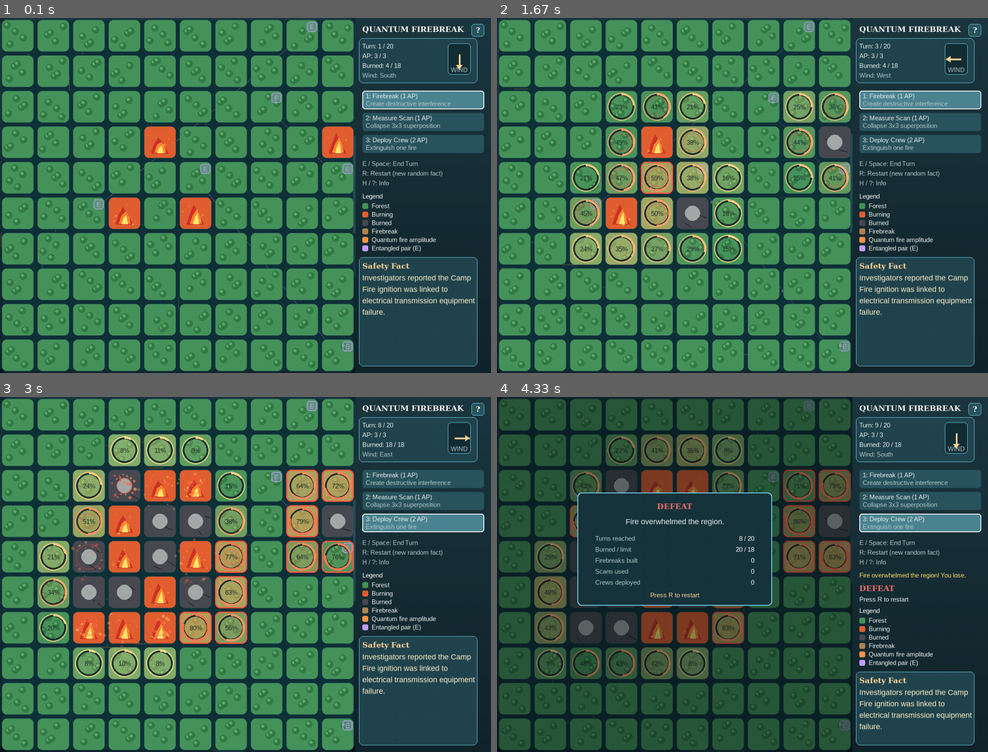
Above: before the commit, frames 1-4 (two rows, left to right).
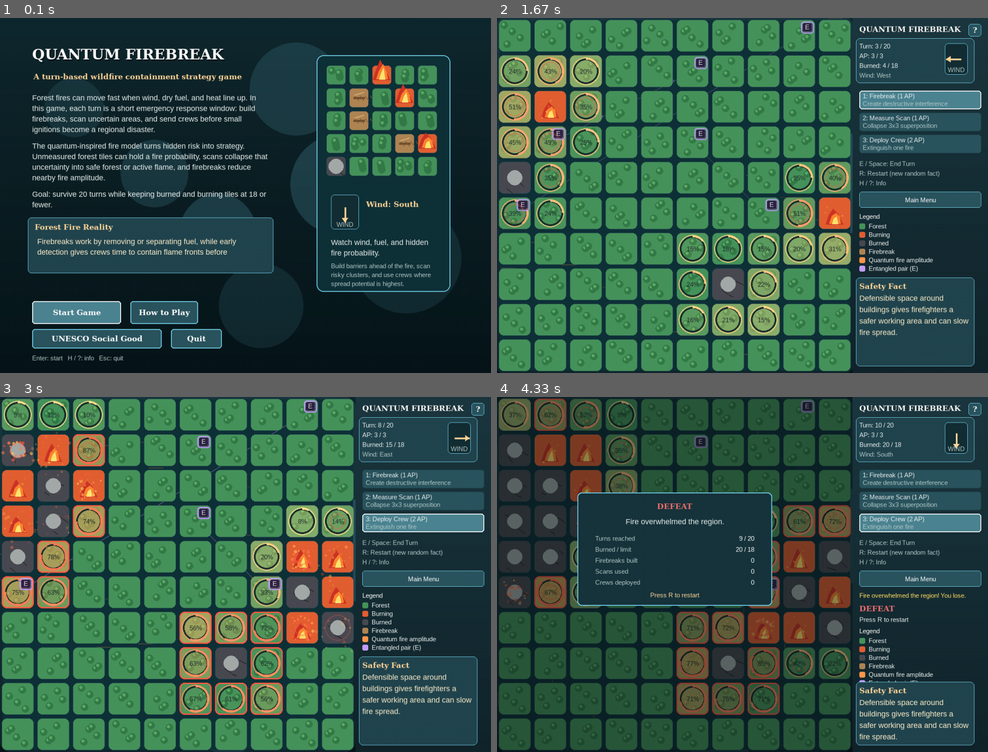
Above: after the commit, the same moments.

Repository: Kristapsee/Quantum-Firebreak
Game: pygame game, started from PyGame/quantum_firebreak.py
Two runs of this game, one before a commit and one after it. Both use one fixed random seed, a clock stepped at 60 frames per second and the inputs below.
Inputs:
- Up to frame 1 (0.1 s): no input
- Up to frame 2 (1.67 s): tap Enter at 0.33, 1 s; tap Space at 0.67, 1.4 s
- Up to frame 3 (3 s): tap Space at 1.7, 1.95, 2.28, 2.58, 2.78 s; tap 2 at 2.03 s; tap 3 at 2.37 s
- Up to frame 4 (4.33 s): tap Space at 3.08, 4.12 s; tap 2 at 3.43 s; tap 3 at 3.77 s

The runs differ from the first frame. In frame 1, 76% of the frame differs, in the area x 0-99%, y 0-100%; in frame 2, 26%; in frame 3, 37%; in frame 4, 28%.

Commit message:
Final version
Added Main menu, UNESCO tab, improved entanglement visibility

Diff:
--- a/PyGame/quantum_firebreak.py
+++ b/PyGame/quantum_firebreak.py
@@ -52,6 +52,10 @@
 MODE_FIREBREAK = "firebreak"
 MODE_SCAN = "scan"
 MODE_CREW = "crew"
+
+# App screens
+SCREEN_MENU = "menu"
+SCREEN_GAME = "game"
 
 # Colors (RGB)
 COL_FOREST = (71, 148, 92)
@@ -136,6 +140,7 @@
         self.scan_waves = []
         self.collapse_flashes = []
         self.show_info = False
+        self.show_social_good = False
         self.ui_buttons = {}
         self.wind_dir = random.choice([(-1, 0), (1, 0), (0, -1), (0, 1)])
         self.stats = {"firebreaks": 0, "scans": 0, "crews": 0}
@@ -763,22 +768,6 @@
             draw_tile_detail(surface, game.grid[r][c], rect, r, c, ticks)
             pygame.draw.rect(surface, COL_GRID_LINE, rect, 1, border_radius=12)
 
-            # Entangled forest tiles get a small linked-state marker.
-            if game.grid[r][c] == FOREST and (r, c) in game.entangled_partner:
-                marker_alpha = int(150 + 80 * entangle_pulse)
-                marker = pygame.Surface((24, 24), pygame.SRCALPHA)
-                pygame.draw.rect(marker, (*COL_ENTANGLE, 50), marker.get_rect(), border_radius=6)
-                pygame.draw.rect(marker, (*COL_ENTANGLE, marker_alpha), marker.get_rect(), 2, border_radius=6)
-                label = font_sm.render("E", True, COL_ENTANGLE)
-                marker.blit(
-                    label,
-                    (
-                        marker.get_width() // 2 - label.get_width() // 2,
-                        marker.get_height() // 2 - label.get_height() // 2,
-                    ),
-                )
-                surface.blit(marker, (x + TILE_PX - 31, y + 9))
-
             # Visualize uncertain superposition using fire probability overlay.
             if game.grid[r][c] == FOREST and game.fire_amp[r][c] > 0.0:
                 p_fire = game.fire_probability(r, c)
@@ -802,6 +791,22 @@
                         y + TILE_PX // 2 - txt.get_height() // 2,
                     ),
                 )
+
+            # Entangled forest tiles get a high-contrast linked-state marker.
+            if game.grid[r][c] == FOREST and (r, c) in game.entangled_partner:
+                marker_alpha = int(190 + 55 * entangle_pulse)
+                marker = pygame.Surface((31, 29), pygame.SRCALPHA)
+                marker_rect = marker.get_rect()
+                pygame.draw.rect(marker, (43, 27, 67, 238), marker_rect, border_radius=7)
+                pygame.draw.rect(marker, (*COL_ENTANGLE, marker_alpha), marker_rect, 3, border_radius=7)
+                pygame.draw.rect(marker, (247, 239, 255, 70), marker_rect.inflate(-7, -7), 1, border_radius=4)
+                shadow = font_sm.render("E", True, (11, 8, 16))
+                label = font_sm.render("E", True, (250, 242, 255))
+                label_x = marker.get_width() // 2 - label.get_width() // 2
+                label_y = marker.get_height() // 2 - label.get_height() // 2 - 1
+                marker.blit(shadow, (label_x + 1, label_y + 1))
+                marker.blit(label, (label_x, label_y))
+                surface.blit(marker, (x + TILE_PX - 38, y + 8))
 
             if game.grid[r][c] == BURNING:
                 draw_flame(surface, rect, r, c, ticks)
@@ -940,7 +945,21 @@
     text("E / Space: End Turn", COL_MUTED, font_sm)
     text("R: Restart (new random fact)", COL_MUTED, font_sm)
     text("H / ?: Info", COL_MUTED, font_sm)
-    y += 8
+    y += 6
+
+    menu_rect = pygame.Rect(x, y, PANEL_W - 32, 38)
+    game.ui_buttons["main_menu"] = menu_rect
+    pygame.draw.rect(surface, COL_BTN, menu_rect, border_radius=6)
+    pygame.draw.rect(surface, (*COL_GLOW, 105), menu_rect, 1, border_radius=6)
+    menu_txt = font_sm.render("Main Menu", True, COL_HIGHLIGHT)
+    surface.blit(
+        menu_txt,
+        (
+            menu_rect.centerx - menu_txt.get_width() // 2,
+            menu_rect.centery - menu_txt.get_height() // 2,
+        ),
+    )
+    y = menu_rect.bottom + 12
 
     if game.message:
         for ln in wrap_text_lines(font_sm, game.message, PANEL_W - 40):
@@ -1048,6 +1067,177 @@
     surface.blit(close, (x, card.bottom - close.get_height() - 18))
 
 
+def draw_social_good_overlay(surface, font, font_sm, font_fact):
+    shade = pygame.Surface((SCREEN_W, SCREEN_H), pygame.SRCALPHA)
+    shade.fill(COL_MODAL)
+    surface.blit(shade, (0, 0))
+
+    card = pygame.Rect(170, 82, SCREEN_W - 340, SCREEN_H - 164)
+    pygame.draw.rect(surface, COL_MODAL_CARD, card, border_radius=10)
+    pygame.draw.rect(surface, (*COL_GLOW, 120), card, 2, border_radius=10)
+
+    x = card.x + 28
+    y = card.y + 24
+    max_w = card.width - 56
+
+    title = font.render("UNESCO Social Good Connection", True, COL_HIGHLIGHT)
+    surface.blit(title, (x, y))
+    y += title.get_height() + 18
+
+    sections = [
+        (
+            "Education for climate resilience",
+            [
+                "The game turns wildfire risk into an active learning system: players test prevention, detection, and response choices instead of only reading about them.",
+                "It supports environmental awareness by showing how wind, dry fuel, delayed action, and containment planning can change outcomes.",
+            ],
+        ),
+        (
+            "Risk literacy and decision-making",
+            [
+                "Players compare tradeoffs under limited action points, which mirrors real disaster-risk decisions where time and resources are constrained.",
+                "The scan mechanic teaches uncertainty: hidden risk is not the same as no risk, and better information can improve response planning.",
+            ],
+        ),
+        (
+            "Community benefit",
+            [
+                "Short safety facts reinforce practical preparedness messages while the simulation keeps learners engaged.",
+                "The project can be used in classrooms or public-awareness demos to discuss forests, fire safety, climate adaptation, and responsible technology.",
+            ],
+        ),
+    ]
+
+    for heading, lines in sections:
+        h = font_sm.render(heading, True, COL_FACT_TITLE)
+        surface.blit(h, (x, y))
+        y += h.get_height() + 6
+        for line in lines:
+            for idx, ln in enumerate(wrap_text_lines(font_fact, line, max_w - 16)):
+                prefix = "- " if idx == 0 else "  "
+                rendered = font_fact.render(prefix + ln, True, COL_TEXT)
+                surface.blit(rendered, (x + 8, y))
+                y += rendered.get_height() + 3
+        y += 11
+
+    close = font_sm.render("Click outside this panel or press Esc to close.", True, COL_MUTED)
+    surface.blit(close, (x, card.bottom - close.get_height() - 18))
+
+
+def draw_main_menu(surface, game, font_title, font, font_sm, font_fact, ticks):
+    draw_animated_backdrop(surface, ticks)
+    game.ui_buttons.clear()
+
+    left = 76
+    top = 66
+    max_w = 560
+
+    title_shadow = font_title.render("QUANTUM FIREBREAK", True, (6, 18, 22))
+    title = font_title.render("QUANTUM FIREBREAK", True, COL_HIGHLIGHT)
+    surface.blit(title_shadow, (left + 2, top + 3))
+    surface.blit(title, (left, top))
+
+    subtitle = font.render("A turn-based wildfire containment strategy game", True, COL_FACT_TITLE)
+    surface.blit(subtitle, (left + 2, top + 62))
+
+    y = top + 112
+    intro_lines = [
+        "Forest fires can move fast when wind, dry fuel, and heat line up. In this game, each turn is a short emergency response window: build firebreaks, scan uncertain areas, and send crews before small ignitions become a regional disaster.",
+        "The quantum-inspired fire model turns hidden risk into strategy. Unmeasured forest tiles can hold a fire probability, scans collapse that uncertainty into safe forest or active flame, and firebreaks reduce nearby fire amplitude.",
+        f"Goal: survive {MAX_TURNS} turns while keeping burned and burning tiles at {BURN_THRESHOLD} or fewer.",
+    ]
+    for paragraph in intro_lines:
+        for line in wrap_text_lines(font_fact, paragraph, max_w):
+            rendered = font_fact.render(line, True, COL_TEXT)
+            surface.blit(rendered, (left, y))
+            y += rendered.get_height() + 4
+        y += 14
+
+    fact_rect = pygame.Rect(left - 10, y + 2, max_w + 20, 132)
+    pygame.draw.rect(surface, COL_CARD, fact_rect, border_radius=8)
+    pygame.draw.rect(surface, (*COL_GLOW, 95), fact_rect, 1, border_radius=8)
+    fact_title = font.render("Forest Fire Reality", True, COL_FACT_TITLE)
+    surface.blit(fact_title, (fact_rect.x + 16, fact_rect.y + 12))
+    fact_text = (
+        "Firebreaks work by removing or separating fuel, while early detection gives crews time "
+        "to contain flame fronts before wind-driven embers spread into new forest."
+    )
+    fy = fact_rect.y + 46
+    line_h = font_fact.get_height() + 4
+    max_fact_lines = max(1, (fact_rect.bottom - fy - 14) // line_h)
+    for line in wrap_text_lines(font_fact, fact_text, fact_rect.width - 44)[:max_fact_lines]:
+        rendered = font_fact.render(line, True, COL_FACT_TEXT)
+        surface.blit(rendered, (fact_rect.x + 22, fy))
+        fy += line_h
+
+    button_y = SCREEN_H - 170
+    start_rect = pygame.Rect(left, button_y, 210, 54)
+    info_rect = pygame.Rect(left + 232, button_y, 160, 54)
+    social_rect = pygame.Rect(left, button_y + 66, 306, 46)
+    quit_rect = pygame.Rect(left + 328, button_y + 66, 120, 46)
+    game.ui_buttons["start_game"] = start_rect
+    game.ui_buttons["menu_info"] = info_rect
+    game.ui_buttons["social_good"] = social_rect
+    game.ui_buttons["quit_game"] = quit_rect
+
+    for rect, label, active in (
+        (start_rect, "Start Game", True),
+        (info_rect, "How to Play", False),
+        (social_rect, "UNESCO Social Good", False),
+        (quit_rect, "Quit", False),
+    ):
+        col = COL_BTN_ACTIVE if active else COL_BTN
+        pygame.draw.rect(surface, col, rect, border_radius=6)
+        pygame.draw.rect(surface, COL_HIGHLIGHT if active else (*COL_GLOW, 110), rect, 2, border_radius=6)
+        label_txt = font.render(label, True, COL_HIGHLIGHT)
+        surface.blit(
+            label_txt,
+            (
+                rect.centerx - label_txt.get_width() // 2,
+                rect.centery - label_txt.get_height() // 2,
+            ),
+        )
+
+    hint = font_sm.render("Enter: start   H / ?: info   Esc: quit", True, COL_MUTED)
+    surface.blit(hint, (left, button_y + 126))
+
+    preview = pygame.Rect(SCREEN_W - 412, 88, 316, 560)
+    pygame.draw.rect(surface, (16, 49, 56), preview, border_radius=16)
+    pygame.draw.rect(surface, (*COL_GLOW, 90), preview, 2, border_radius=16)
+    cell = 54
+    grid_x = preview.x + 23
+    grid_y = preview.y + 24
+    sample_states = [
+        [FOREST, FOREST, BURNING, FOREST, FOREST],
+        [FOREST, FIREBREAK, FOREST, BURNING, FOREST],
+        [FOREST, FIREBREAK, FOREST, FOREST, FOREST],
+        [FOREST, FOREST, FOREST, FIREBREAK, BURNING],
+        [BURNED, FOREST, FOREST, FOREST, FOREST],
+    ]
+    for r, row in enumerate(sample_states):
+        for c, state in enumerate(row):
+            rect = pygame.Rect(grid_x + c * cell, grid_y + r * cell, cell - 8, cell - 8)
+            pygame.draw.rect(surface, tile_colour(state), rect, border_radius=8)
+            pygame.draw.rect(surface, COL_GRID_LINE, rect, 1, border_radius=8)
+            draw_tile_detail(surface, state, rect, r, c, ticks)
+            if state == BURNING:
+                draw_flame(surface, rect, r, c, ticks)
+    draw_wind_compass(surface, pygame.Rect(preview.x + 34, preview.y + 330, 66, 82), game.wind_dir, font_sm)
+    wind = font.render(f"Wind: {wind_label(game.wind_dir)}", True, COL_FACT_TITLE)
+    surface.blit(wind, (preview.x + 116, preview.y + 342))
+    preview_text_x = preview.x + 34
+    preview_text_w = preview.width - 68
+    preview_y = preview.y + 432
+    for line in wrap_text_lines(font_fact, "Watch wind, fuel, and hidden fire probability.", preview_text_w):
+        rendered = font_fact.render(line, True, COL_TEXT)
+        surface.blit(rendered, (preview_text_x, preview_y))
+        preview_y += rendered.get_height() + 4
+    preview_y += 8
+    for idx, line in enumerate(wrap_text_lines(font_sm, "Build barriers ahead of the fire, scan risky clusters, and use crews where spread potential is highest.", preview_text_w)):
+        rendered = font_sm.render(line, True, COL_MUTED)
+        surface.blit(rendered, (preview_text_x, preview_y + idx * 21))
+
+
 def draw_game_over_overlay(surface, game, font, font_sm, font_fact):
     shade = pygame.Surface((GRID_PX, SCREEN_H), pygame.SRCALPHA)
     shade.fill((8, 18, 20, 118))
@@ -1094,10 +1284,12 @@
     clock = pygame.time.Clock()
 
     font = pygame.font.SysFont("georgia", 20, bold=True)
+    font_title = pygame.font.SysFont("georgia", 38, bold=True)
     font_sm = pygame.font.SysFont("trebuchetms", 15)
     font_fact = pygame.font.SysFont("trebuchetms", 18)
 
     game = Game()
+    app_screen = SCREEN_MENU
 
     running = True
     while running:
@@ -1106,6 +1298,20 @@
                 running = False
 
             elif event.type == pygame.KEYDOWN:
+                if app_screen == SCREEN_MENU:
+                    if (game.show_info or game.show_social_good) and event.key == pygame.K_ESCAPE:
+                        game.show_info = False
+                        game.show_social_good = False
+                    elif event.key in (pygame.K_RETURN, pygame.K_KP_ENTER, pygame.K_SPACE):
+                        game.reset()
+                        app_screen = SCREEN_GAME
+                    elif event.key in (pygame.K_h, pygame.K_i) or event.unicode == "?":
+                        game.show_info = not game.show_info
+                        game.show_social_good = False
+                    elif event.key == pygame.K_ESCAPE:
+                        running = False
+                    continue
+
                 if event.key == pygame.K_1:
                     game.mode = MODE_FIREBREAK
                 elif event.key == pygame.K_2:
@@ -1114,21 +1320,49 @@
                     game.mode = MODE_CREW
                 elif event.key in (pygame.K_h, pygame.K_i) or event.unicode == "?":
                     game.show_info = not game.show_info
+                    game.show_social_good = False
                 elif event.key == pygame.K_ESCAPE and game.show_info:
                     game.show_info = False
+                elif event.key == pygame.K_ESCAPE and game.show_social_good:
+                    game.show_social_good = False
                 elif event.key in (pygame.K_e, pygame.K_SPACE):
                     if not game.game_over:
                         game.end_turn()
                 elif event.key == pygame.K_r:
                     game.reset()
+                elif event.key == pygame.K_ESCAPE:
+                    app_screen = SCREEN_MENU
+                    game.show_info = False
+                    game.show_social_good = False
 
             elif event.type == pygame.MOUSEBUTTONDOWN and event.button == 1:
                 mx, my = event.pos
-                if game.show_info:
+                if game.show_info or game.show_social_good:
                     info_card = pygame.Rect(170, 82, SCREEN_W - 340, SCREEN_H - 164)
                     if not info_card.collidepoint(mx, my):
                         game.show_info = False
+                        game.show_social_good = False
                     continue
+
+                if app_screen == SCREEN_MENU:
+                    clicked_menu_button = False
+                    for name, rect in game.ui_buttons.items():
+                        if rect.collidepoint(mx, my):
+                            clicked_menu_button = True
+                            if name == "start_game":
+                                game.reset()
+                                app_screen = SCREEN_GAME
+                            elif name == "menu_info":
+                                game.show_info = True
+                                game.show_social_good = False
+                            elif name == "social_good":
+                                game.show_social_good = True
+                                game.show_info = False
+                            elif name == "quit_game":
+                                running = False
+                            break
+                    if clicked_menu_button:
+                        continue
 
                 clicked_button = False
                 for name, rect in game.ui_buttons.items():
@@ -1136,6 +1370,11 @@
                         clicked_button = True
                         if name == "info":
                             game.show_info = True
+                            game.show_social_good = False
+                        elif name == "main_menu":
+                            app_screen = SCREEN_MENU
+                            game.show_info = False
+                            game.show_social_good = False
                         elif name in (MODE_FIREBREAK, MODE_SCAN, MODE_CREW):
                             game.mode = name
                         break
@@ -1153,7 +1392,7 @@
                         game.deploy_crew(r, c)
 
         mx, my = pygame.mouse.get_pos()
-        if mx < GRID_PX and my < GRID_PX:
+        if app_screen == SCREEN_GAME and mx < GRID_PX and my < GRID_PX:
             game.scan_preview = (my // TILE_PX, mx // TILE_PX)
         else:
             game.scan_preview = None
@@ -1161,13 +1400,18 @@
         ticks = pygame.time.get_ticks()
         dt = 1.0 / FPS
         game.update_particles(dt)
-        draw_animated_backdrop(screen, ticks)
-        draw_grid(screen, game, font_sm, ticks)
-        draw_panel(screen, game, font, font_sm, font_fact, ticks)
-        if game.game_over:
-            draw_game_over_overlay(screen, game, font, font_sm, font_fact)
+        if app_screen == SCREEN_MENU:
+            draw_main_menu(screen, game, font_title, font, font_sm, font_fact, ticks)
+        else:
+            draw_animated_backdrop(screen, ticks)
+            draw_grid(screen, game, font_sm, ticks)
+            draw_panel(screen, game, font, font_sm, font_fact, ticks)
+            if game.game_over:
+                draw_game_over_overlay(screen, game, font_sm=font_sm, font=font, font_fact=font_fact)
         if game.show_info:
             draw_info_overlay(screen, game, font, font_sm, font_fact)
+        if game.show_social_good:
+            draw_social_good_overlay(screen, font, font_sm, font_fact)
         pygame.display.flip()
         clock.tick(FPS)
 
